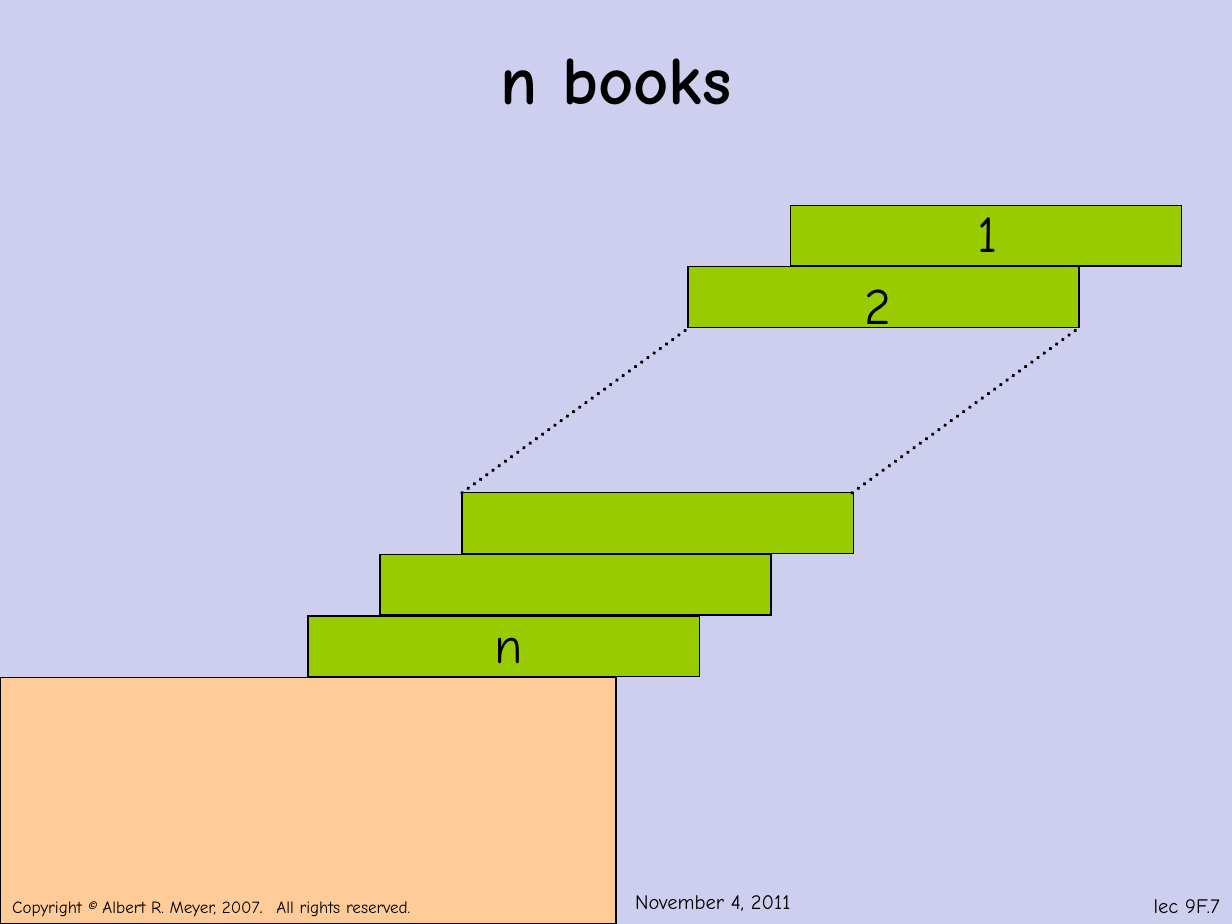
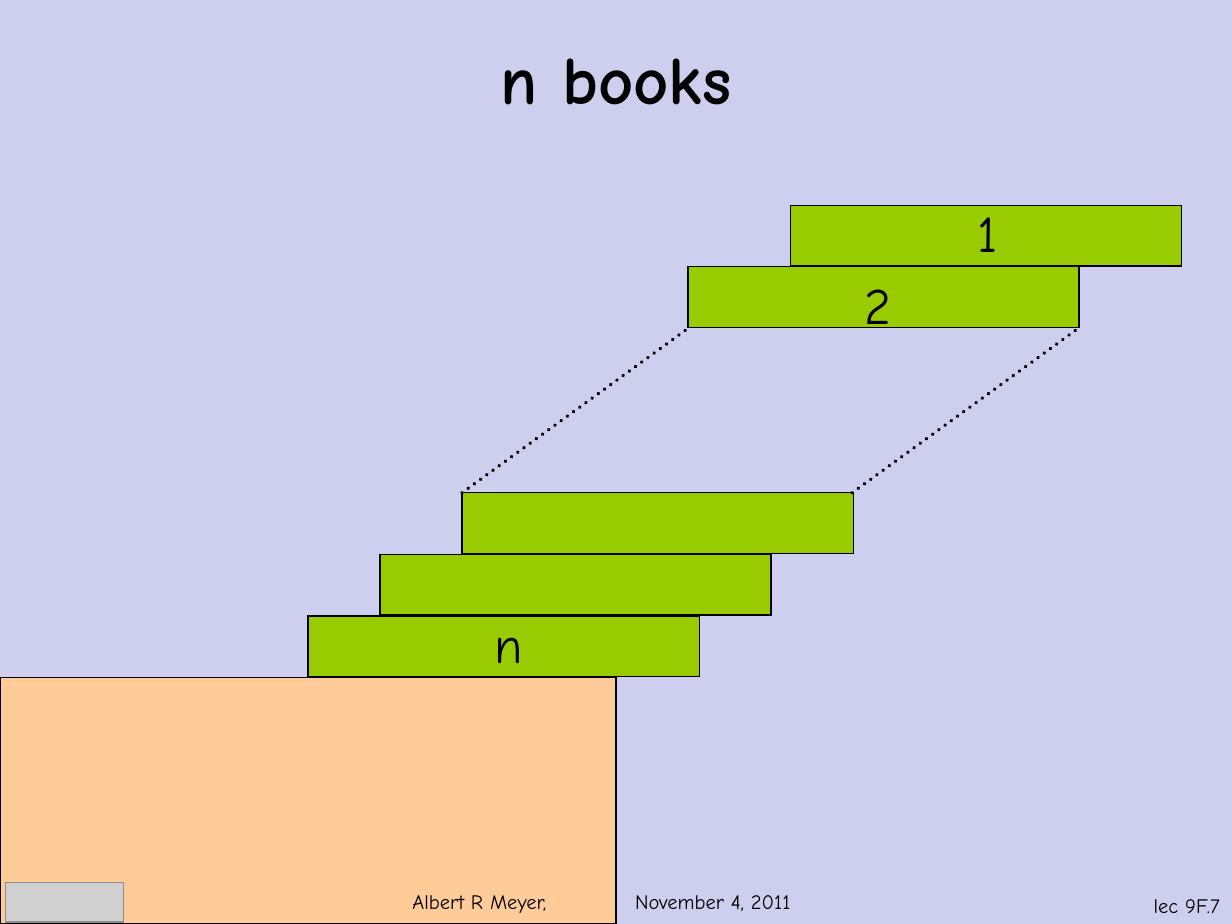
Before and after one commit to armeyer/mcs_web, a slide deck: slide 7 of fall11/slidesF11/slides9f.pptx. Drawn at 1232x924 pixels with LibreOffice and Linux fonts; fonts in the diff are those of the drawing; grey boxes stand for pictures; background and template pictures are left out. Boxes give left, top, right and bottom in pixels: in the first picture for what was removed or moved away, otherwise in the second. Text is boxed around its words. In the diff, an @@ line names an element or a change of style, - is before the commit and + after.

```diff
--- a/fall11/slidesF11/slides9f.pptx
+++ b/fall11/slidesF11/slides9f.pptx
@@ picture added at [5, 883, 123, 923] @@
@@ text added at [412, 895, 790, 913], 12 pt, text #000000 @@
+Albert R Meyer, November 4, 2011
@@ text removed at [12, 901, 410, 917] @@
-Copyright © Albert R. Meyer, 2007. All rights reserved.
```
Also in this commit, not shown: 14 other slides changed, 1 slide added, 4 other files.
